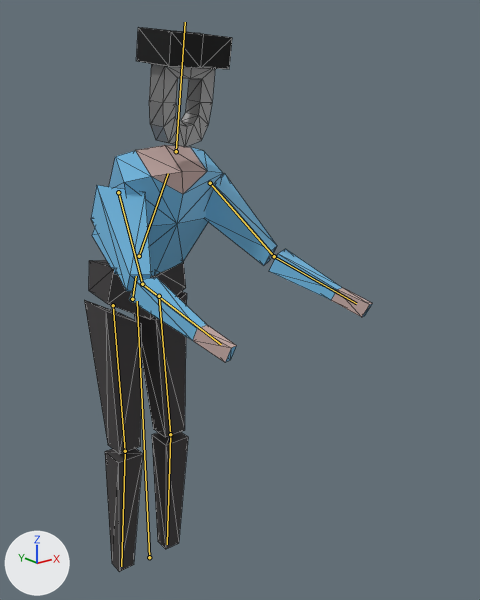
One commit to the glTF model assets/models/characters/blank.glb: the scene before it, then after it.
Rendered twice from a camera (50 mm lens) standing at (-0.966, -1.707, 1.54) and looking at (0.136, -0.331, 0.989). The axes (+X, +Y, +Z) are drawn at lower left. The lights are the same throughout. Both versions are drawn at frame 41 of the action 'bartender-loop'; the numbers are the values there. The bones that bend it are drawn over the model as lines. Mesh edges are drawn as thin lines.

The first picture shows 'friend'.
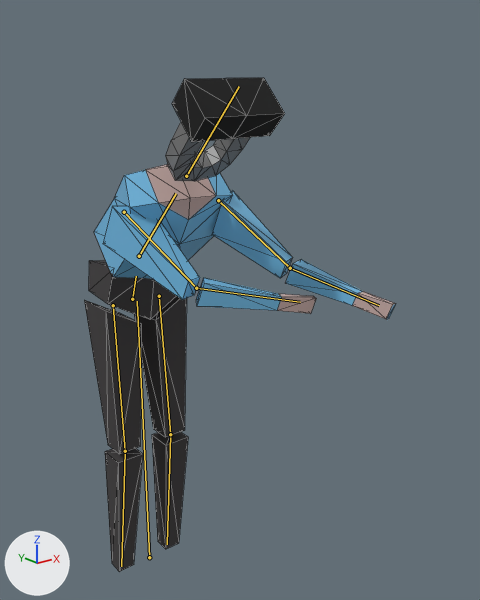
What differs and where, as boxes (x1, y1, x2, y2) in the pictures (480 x 600 px):
'friend', posed (8% wider, 9% shorter): before (84, 27, 373, 572); after (84, 78, 396, 572)
bone 'torso', root to tip: before (139, 256) to (168, 173); after (139, 256) to (176, 193)
bone 'head', root to tip: before (176, 151) to (185, 22); after (186, 176) to (239, 86)
bone 'upper_arm.L', root to tip: before (210, 183) to (274, 256); after (218, 200) to (290, 268)
bone 'upper_arm.R', root to tip: before (118, 192) to (142, 284); after (124, 212) to (196, 288)
bone 'lower_arm.R', root to tip: before (142, 284) to (221, 344); after (196, 288) to (300, 302)

The change, as a list of edits to the scene's bpy script:
```text
Change bone_torso:
    where bone_torso = bpy.data.objects['Armature'].pose.bones['torso']  # child of 'hip'
    bone_torso.rotation_quaternion: (0.947, 0.321, 0.0, 0.0) -> (0.905, 0.425, -0.017, 0.01)  # degrees (37, 0, 0) -> degrees (50, -2, 0)
Change bone_head:
    where bone_head = bpy.data.objects['Armature'].pose.bones['head']  # child of 'torso'
    bone_head.rotation_quaternion: (0.961, -0.252, 0.105, -0.044) -> (0.999, -0.033, 0.012, -0.001)  # degrees (-30, 10, -8) -> degrees (-4, 1, 0)
Change bone_upper_arm_l:
    where bone_upper_arm_l = bpy.data.objects['Armature'].pose.bones['upper_arm.L']  # child of 'torso'
    bone_upper_arm_l.rotation_quaternion: (0.564, 0.488, -0.479, -0.463) -> (0.423, 0.564, -0.559, -0.435)  # degrees (86, -5, -84) -> degrees (105, 1, -90)
Change bone_upper_arm_r:
    where bone_upper_arm_r = bpy.data.objects['Armature'].pose.bones['upper_arm.R']  # child of 'torso'
    bone_upper_arm_r.rotation_quaternion: (0.557, 0.595, 0.37, 0.444) -> (0.385, 0.831, 0.183, 0.357)  # degrees (89, -7, 71) -> degrees (120, -27, 40)
Change bone_lower_arm_r:
    where bone_lower_arm_r = bpy.data.objects['Armature'].pose.bones['lower_arm.R']  # child of 'upper_arm.R'
    bone_lower_arm_r.rotation_quaternion: (0.998, 0.0, -0.022, 0.065) -> (0.967, -0.006, -0.052, 0.25)  # degrees (0, -2, 7) -> degrees (-2, -6, 29)
```
